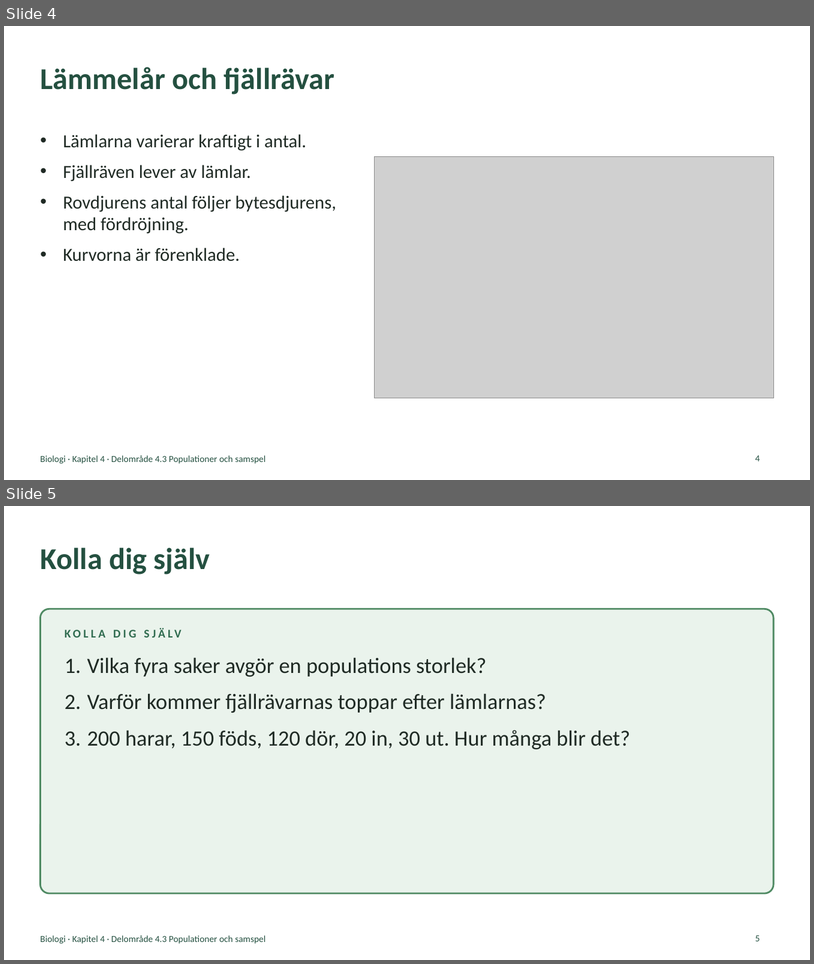
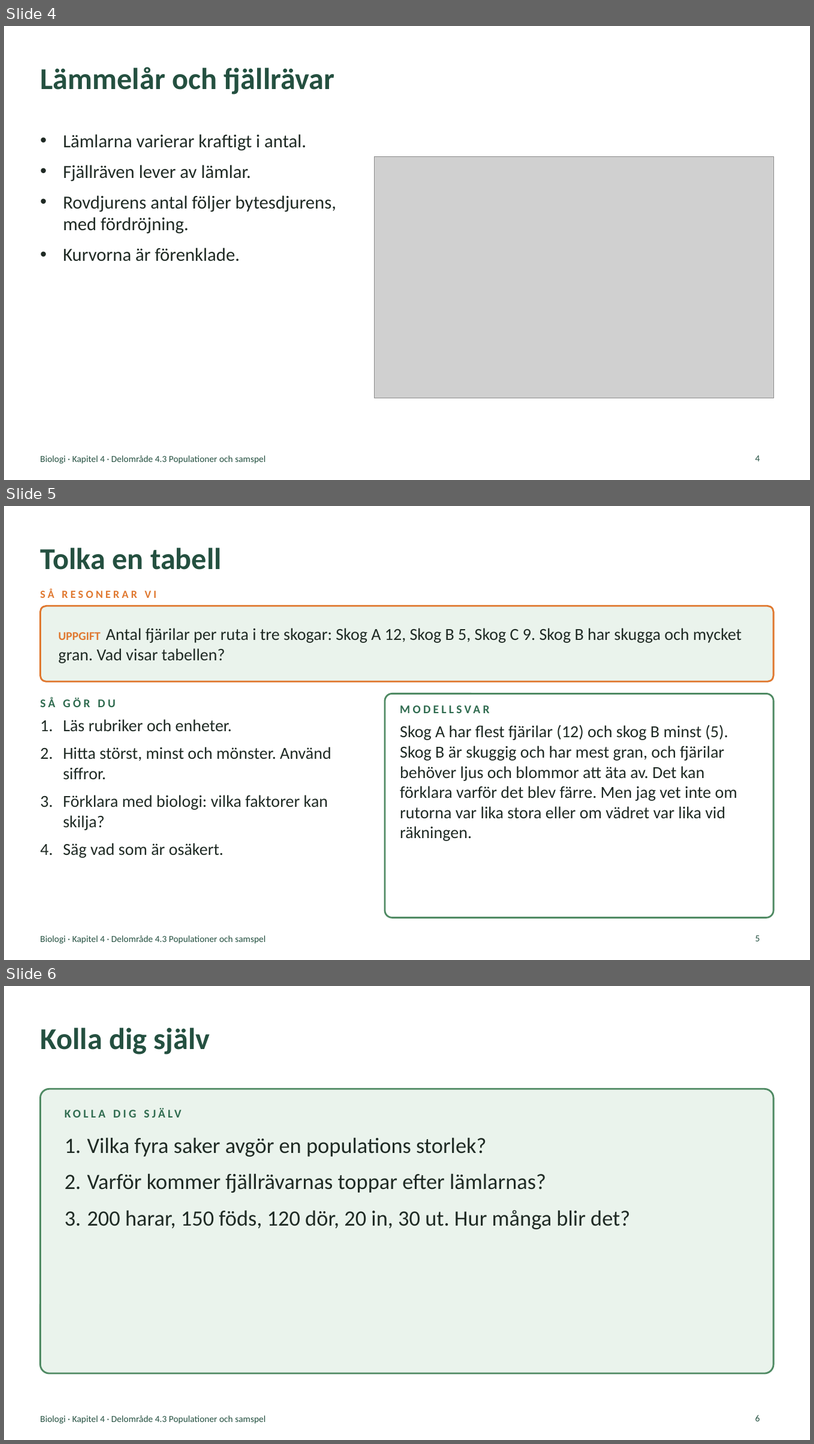
Before and after one commit to sweviktor95/pluggis, a slide deck: planering/biologi-omrade4/biologi-4-3-populationer-och-samspel.pptx. Shown one above the other, each under a label of ours: slides 4 and 5 before the commit, slides 4, 5 and 6 after it. The pictures are 814x964 and 814x1444 pixels, drawn with LibreOffice and Linux fonts; fonts in the diff are those of the drawing; grey boxes stand for pictures. Boxes give left, top, right and bottom in pixels: in the first picture for what was removed or moved away, otherwise in the second. Text is boxed around its words. In the diff, an @@ line names an element or a change of style, - is before the commit and + after.

```diff
--- a/planering/biologi-omrade4/biologi-4-3-populationer-och-samspel.pptx
+++ b/planering/biologi-omrade4/biologi-4-3-populationer-och-samspel.pptx
@@ slide 5 added at <box>4,506,810,960</box>, background #FFFFFF; not listed: 1 template element that a slide beside it also shows @@
@@ title added at <box>40,547,222,570</box>, 36 pt, text #245040, bold @@
+Tolka en tabell
@@ text added at <box>40,589,157,598</box>, 13 pt, text #E0782F, bold @@
+SÅ RESONERAR VI
@@ rounded rectangle added at <box>40,606,774,681</box>, fill #EAF3EC, outline #E0782F 2 pt @@
@@ text added at <box>59,628,742,663</box>, 20 pt, text #1F2A24 @@
+UPPGIFT Antal fjärilar per ruta i tre skogar: Skog A 12, Skog B 5, Skog C 9. Skog B har skugga och mycket gran. Vad visar tabellen?
@@ text added at <box>40,697,115,707</box>, 14 pt, text #2F6B4F, bold @@
+SÅ GÖR DU
@@ rounded rectangle added at <box>385,694,774,918</box>, fill #FFFFFF, outline #4F8A63 2 pt @@
@@ text added at <box>400,700,642,718</box>, 14 pt, text #2F6B4F, bold @@
+MODELLSVAR
@@ text added at <box>63,719,332,858</box>, 20 pt, text #1F2A24 @@
+1. Läs rubriker och enheter.
+2. Hitta störst, minst och mönster. Använd siffror.
+3. Förklara med biologi: vilka faktorer kan skilja?
+4. Säg vad som är osäkert.
@@ text added at <box>400,724,738,841</box>, 20 pt, text #1F2A24 @@
+Skog A har flest fjärilar (12) och skog B minst (5). Skog B är skuggig och har mest gran, och fjärilar behöver ljus och blommor att äta av. Det kan förklara varför det blev färre. Men jag vet inte om rutorna var lika stora eller om vädret var lika vid räkningen.
@@ page number added at <box>756,935,761,941</box>, 11 pt, text #245040 @@
+5
@@ what was slide 5 is now slide 6 @@
@@ page number at <box>756,1414,761,1421</box>: text changed @@
-5
+6
```
Also in this commit, not shown: 8 other files.
